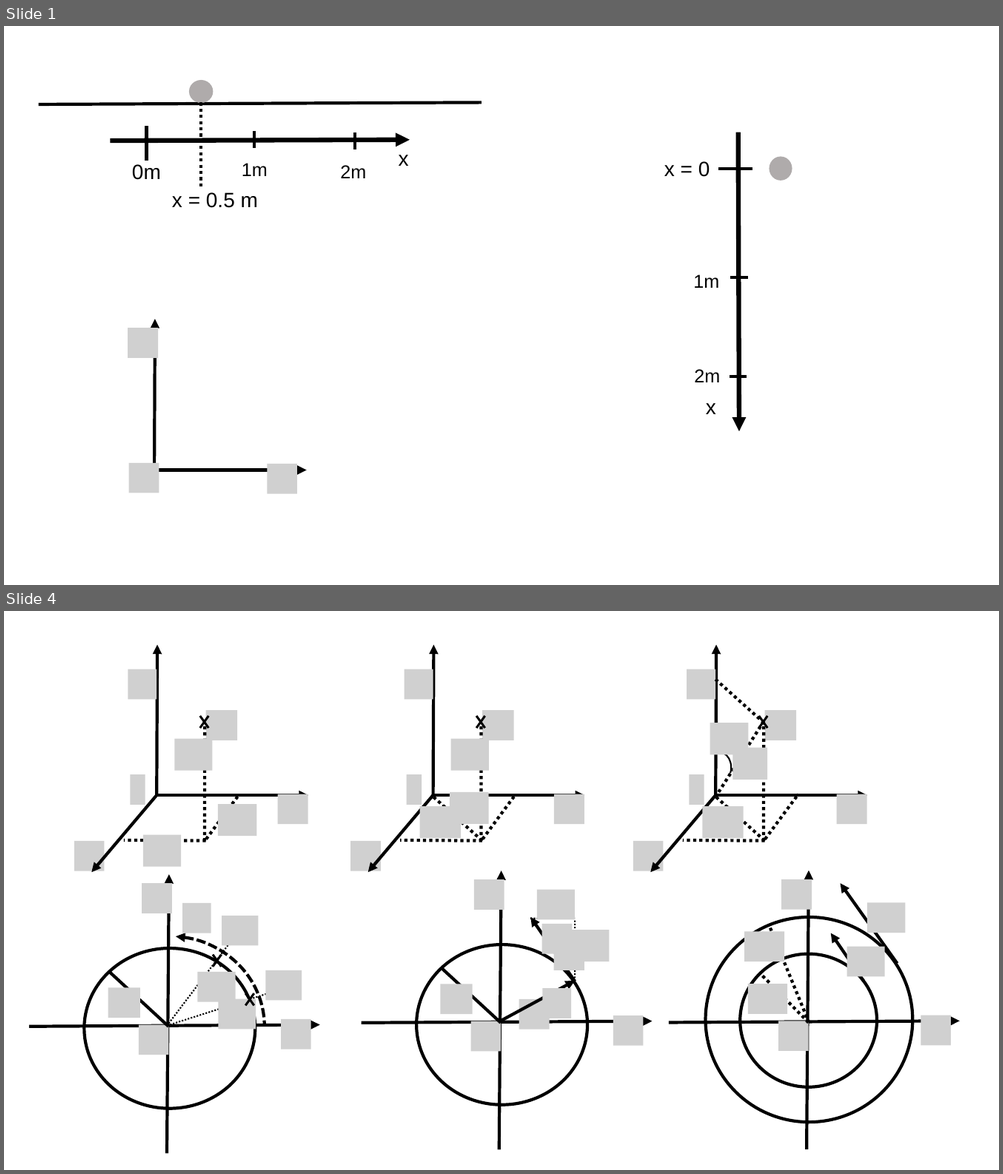
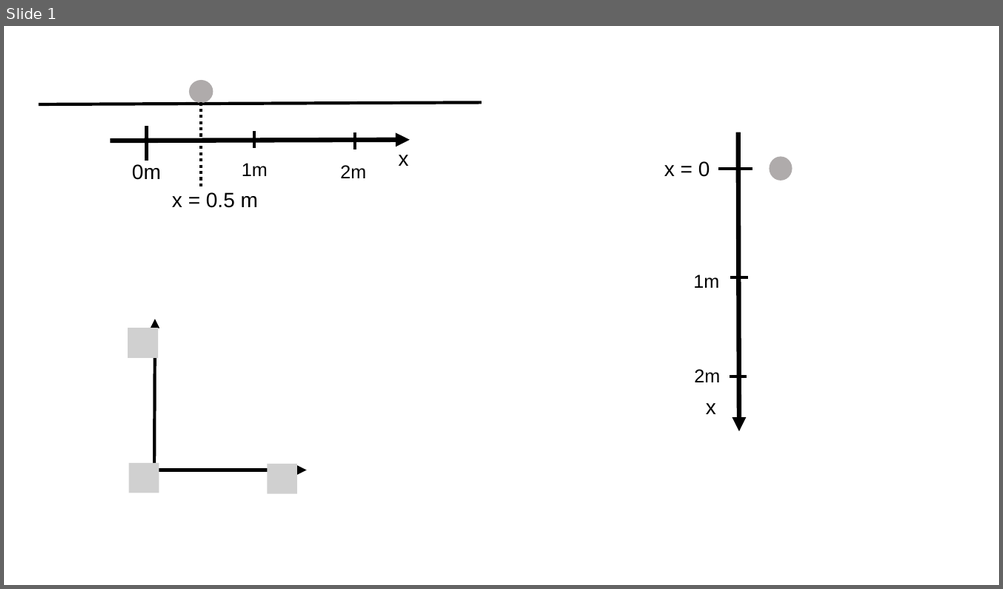
Before and after one commit to OSTP/PhysicsArtofModelling, a slide deck: tex/figures/DescribingMotionIn1D/Figures.pptx. Shown one above the other, each under a label of ours: slides 1 and 4 before the commit, slide 1 after it; the slides between them are not shown. The pictures are 1003x1174 and 1003x589 pixels, drawn with LibreOffice and Linux fonts; fonts in the diff are those of the drawing; grey boxes stand for pictures. Boxes give left, top, right and bottom in pixels: in the first picture for what was removed or moved away, otherwise in the second. Text is boxed around its words. In the diff, an @@ line names an element or a change of style, - is before the commit and + after.

```diff
--- a/tex/figures/DescribingMotionIn1D/Figures.pptx
+++ b/tex/figures/DescribingMotionIn1D/Figures.pptx
@@ slide 4 removed at (4, 611, 999, 1170), background #FFFFFF @@
@@ group removed at (74, 644, 868, 872): 24 pictures, 13 lines, 9 arrows, 3 crosses, 3 arc (boxed as its full ellipse)s @@
@@ group removed at (669, 871, 960, 1150): 7 pictures, 4 arrows, 2 ellipses, 2 lines @@
@@ group removed at (361, 871, 652, 1150): 10 pictures, 4 arrows, 3 lines, 1 ellipse @@
@@ group removed at (29, 874, 319, 1154): 9 pictures, 3 lines, 2 arrows, 2 crosses, 1 ellipse, 1 arc (boxed as its full ellipse) @@
```
Also in this commit, not shown: 5 slides added, 10 other slides removed, 4 other files.
